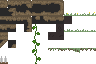
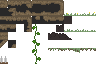
Revision of a layered 96 × 64 image; what changed, layer by layer:
painted on "Layer 30" over left=48, top=24, right=72, bottom=40
